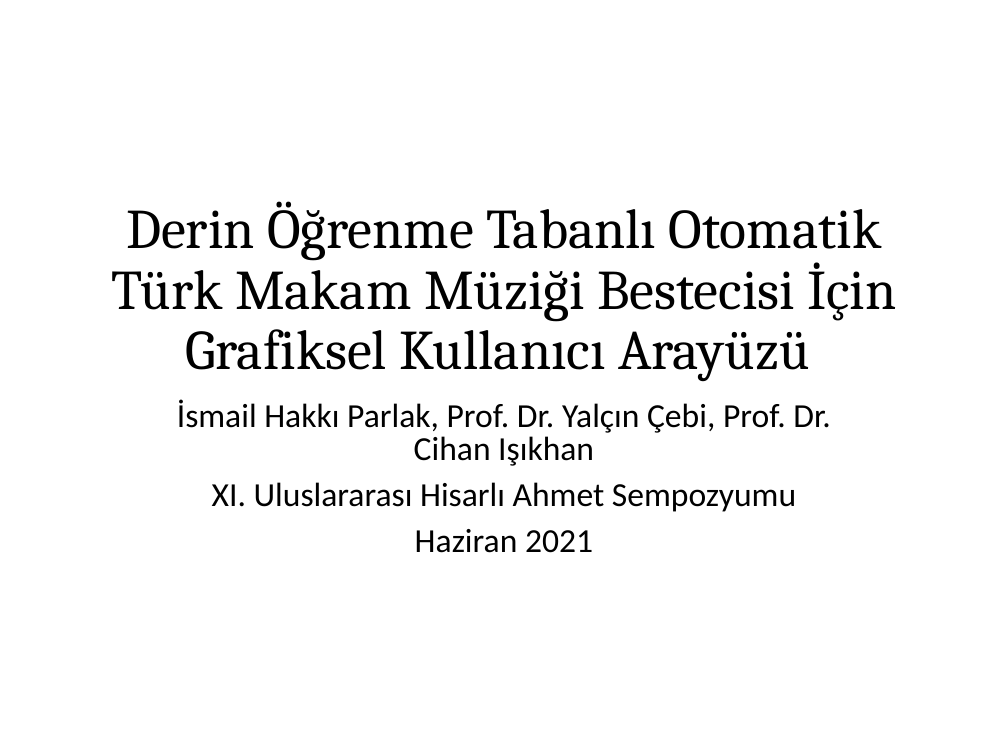
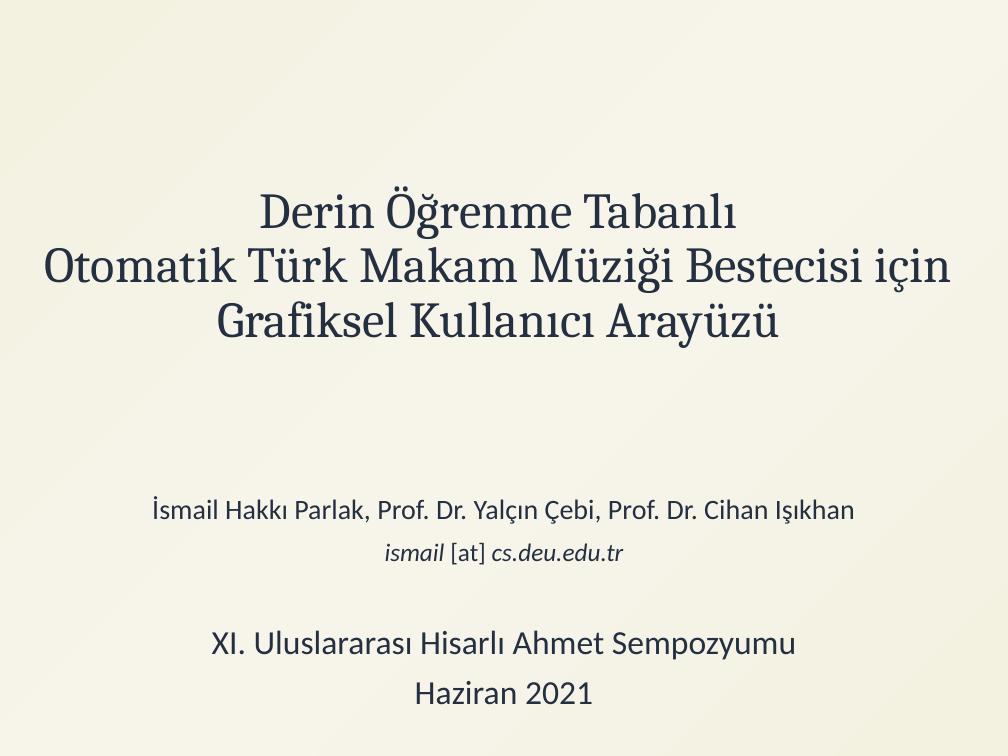
Before and after one commit to ihpar/katip, a slide deck: slide 1 of assets/DL_GUI.pptx. Drawn at 1008x756 pixels with LibreOffice and Linux fonts; fonts in the diff are those of the drawing. Boxes give left, top, right and bottom in pixels: in the first picture for what was removed or moved away, otherwise in the second. Text is boxed around its words. In the diff, an @@ line names an element or a change of style, - is before the commit and + after.

Commit message:
slides

```diff
--- a/assets/DL_GUI.pptx
+++ b/assets/DL_GUI.pptx
@@ background #FFFFFF to gradient #F3F1E0 to #F7F5EA @@
@@ title at (45, 186, 952, 348): text changed; size 40 to 36 pt; text colour #000000 to #243041 @@
-Derin Öğrenme Tabanlı Otomatik Türk Makam Müziği Bestecisi İçin Grafiksel Kullanıcı Arayüzü
+Derin Öğrenme Tabanlı
+Otomatik Türk Makam Müziği Bestecisi için
+Grafiksel Kullanıcı Arayüzü
@@ subtitle "İsmail Hakkı Parlak, Prof. Dr. ...": place and size @@
-subtitle "İsmail Hakkı Parlak, Prof. Dr. ..." at (177, 400, 830, 553)
+subtitle "İsmail Hakkı Parlak, Prof. Dr. ..." at (152, 496, 855, 705)
@@ subtitle at (152, 496, 855, 705): size 24 to 20 pt in "İsmail Hakkı Parlak, Prof. Dr. Yalçın Çebi, ..."; text colour #000000 to #243041 in "İsmail Hakkı Parlak, Prof. Dr. Yalçın Çebi, ...", "XI. Uluslararası Hisarlı Ahmet Sempozyumu", "Haziran 2021"; line spacing 0.8 to 0.9 @@
@@ subtitle at (385, 542, 624, 565): paragraph added @@
+ismail [at] cs.deu.edu.tr
```
Also in this commit, not shown: 1 other slide changed, 1 slide added, 1 other file.
